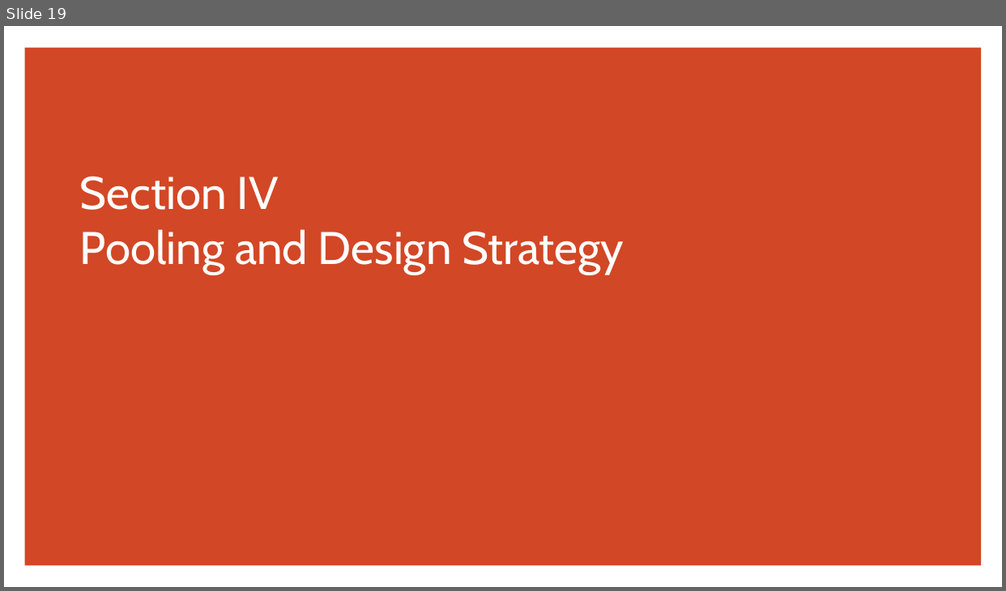
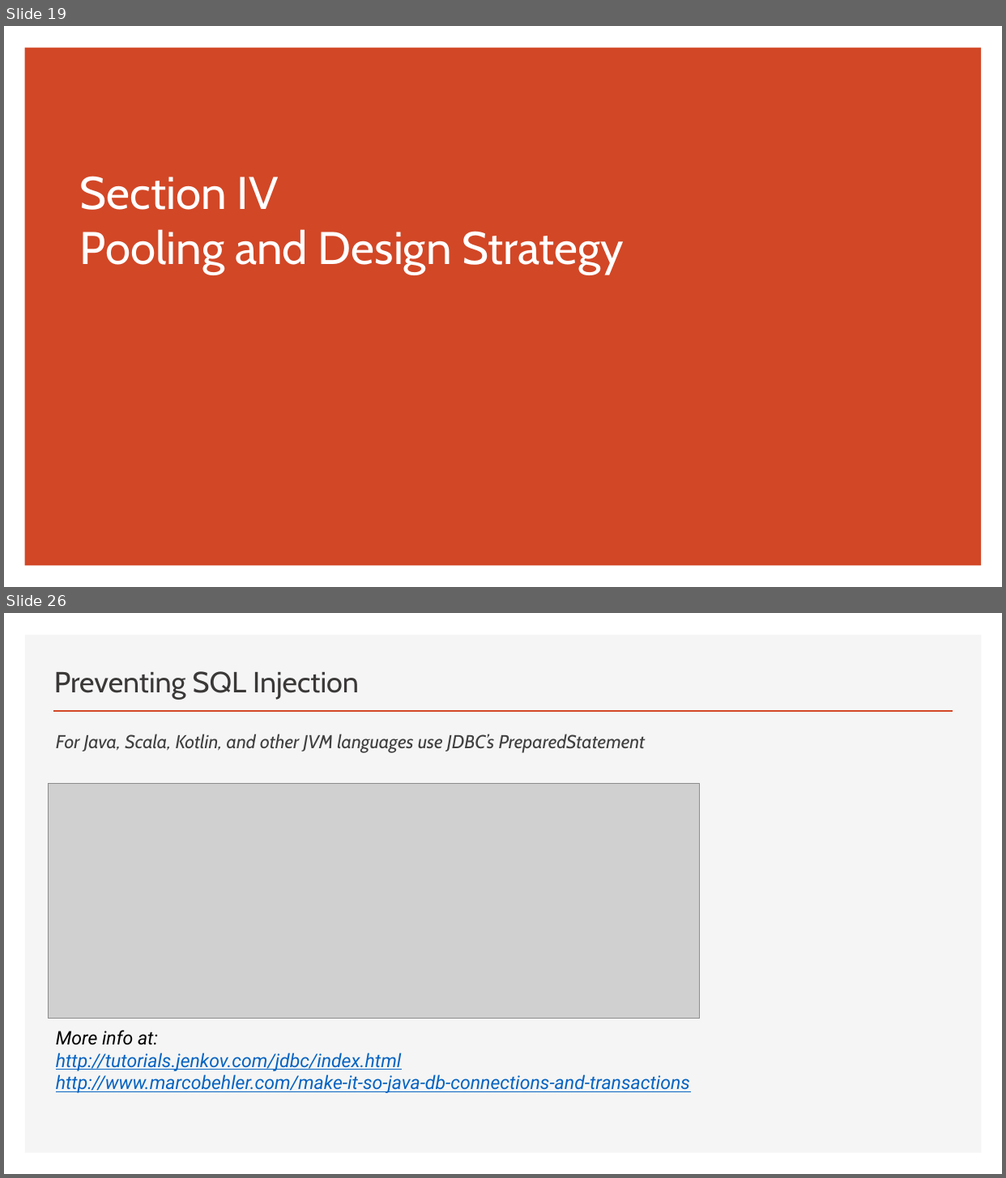
Before and after one commit to thomasnield/oreilly_programming_with_sql, a slide deck: oreilly_programming_with_sql.pptx. Shown one above the other, each under a label of ours: slide 19 before the commit, slides 19 and 26 after it; the slides between them are not shown. The pictures are 1006x591 and 1006x1178 pixels, drawn with LibreOffice and Linux fonts; fonts in the diff are those of the drawing; grey boxes stand for pictures. Boxes give left, top, right and bottom in pixels: in the first picture for what was removed or moved away, otherwise in the second. Text is boxed around its words. In the diff, an @@ line names an element or a change of style, - is before the commit and + after.

```diff
--- a/oreilly_programming_with_sql.pptx
+++ b/oreilly_programming_with_sql.pptx
@@ slide 26 added at [4, 613, 1002, 1174], background #FFFFFF @@
@@ rectangle added at [25, 635, 982, 1153], fill #F5F5F5 @@
@@ title added at [54, 671, 359, 699], 28 pt, text #3B3838 @@
+Preventing SQL Injection
@@ line added from (53, 711) to (953, 711), #D24726 2 pt @@
@@ text added at [56, 734, 646, 753], 18 pt, text #404040, italic @@
+For Java, Scala, Kotlin, and other JVM languages use JDBC’s PreparedStatement
@@ picture added at [49, 783, 700, 1018] @@
@@ text added at [56, 1030, 690, 1093], 18 pt, text #0563C1, italic, underline @@
+More info at:
+http://tutorials.jenkov.com/jdbc/index.html
+http://www.marcobehler.com/make-it-so-java-db-connections-and-transactions
```
Also in this commit, not shown: 1 slide changed, 14 other slides added, 3 other files.
